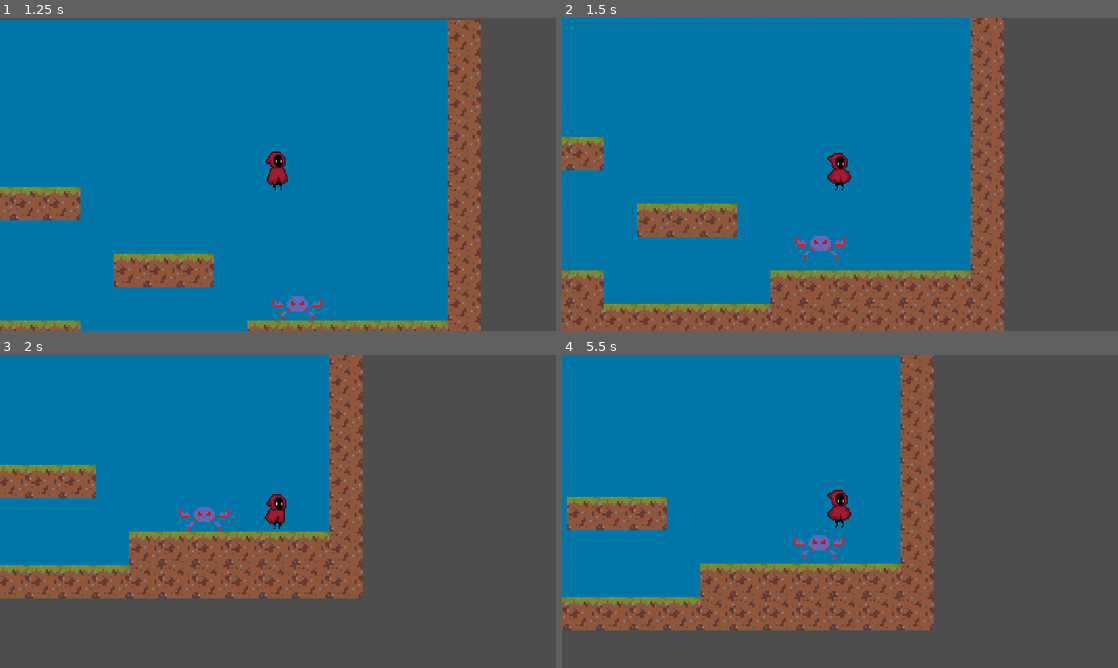
Above: before the commit, frames 1-4 (two rows, left to right).
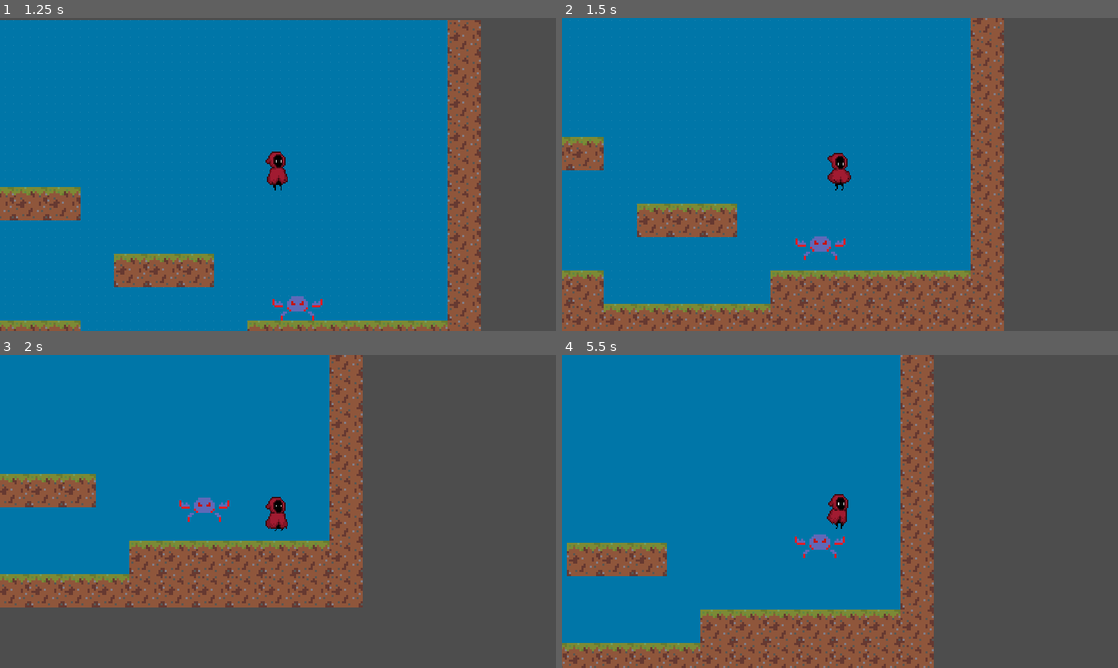
Above: after the commit, the same moments.

Repository: yeegz/Fallen-Asteri
Game: Godot game, scene res://scene.tscn
The game is run twice, just before and just after one commit, with the same random seed, the same clock (stepped at 60 frames per second) and the same inputs. This scene is started directly instead of the project's main scene.
Inputs:
- Up to frame 1 (1.25 s): tap Enter (ui_accept) at 0.5, 0.77 s; hold Right (ui_right) from 0.53 s (still down)
- Up to frame 2 (1.5 s): keep holding Right (ui_right)
- Up to frame 3 (2 s): keep holding Right (ui_right); tap Enter (ui_accept) at 1.52 s
- Up to frame 4 (5.5 s): release Right (ui_right) at 2.03 s; hold Left (ui_left) 2.03-2.78 s; hold Right (ui_right) 2.78-4.28 s; tap Enter (ui_accept) at 3.02, 3.77, 4.52 s; hold Left (ui_left) 4.28-5.03 s; hold Right (ui_right) from 5.03 s (still down)

Frame 1 is identical in both runs. In frame 2, less than 0.1% of the frame differs, in the area x 42-51%, y 69-78%; in frame 3, 12%; in frame 4, 24%, in the area x 0-67%, y 0-100%.

Commit message:
added jump to enemy. Could use improvements

Diff:
--- a/Scenes/enemy_12d.gd
+++ b/Scenes/enemy_12d.gd
@@ -2,6 +2,7 @@
 
 const GRAVITY_VALUE = 1100
 var SPEED = 50
+var JUMP = 50
 var player = null
 var player_chase = false
 
@@ -24,3 +25,5 @@
 func _physics_process(delta):
 	if player_chase == true:
 		position += (player.position - position)/ SPEED
+		if not player.is_on_floor() and not is_on_floor():
+			velocity.y = JUMP
